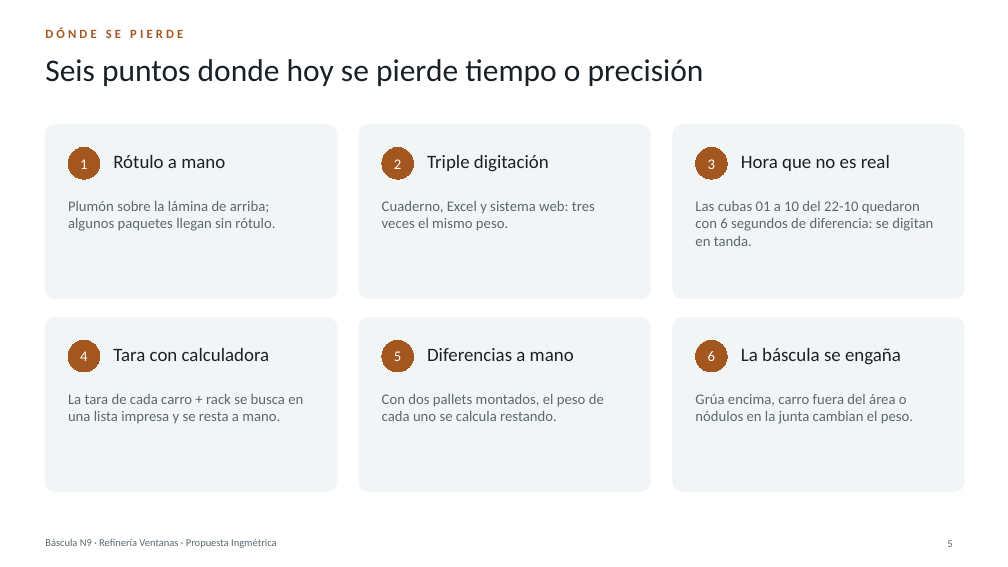
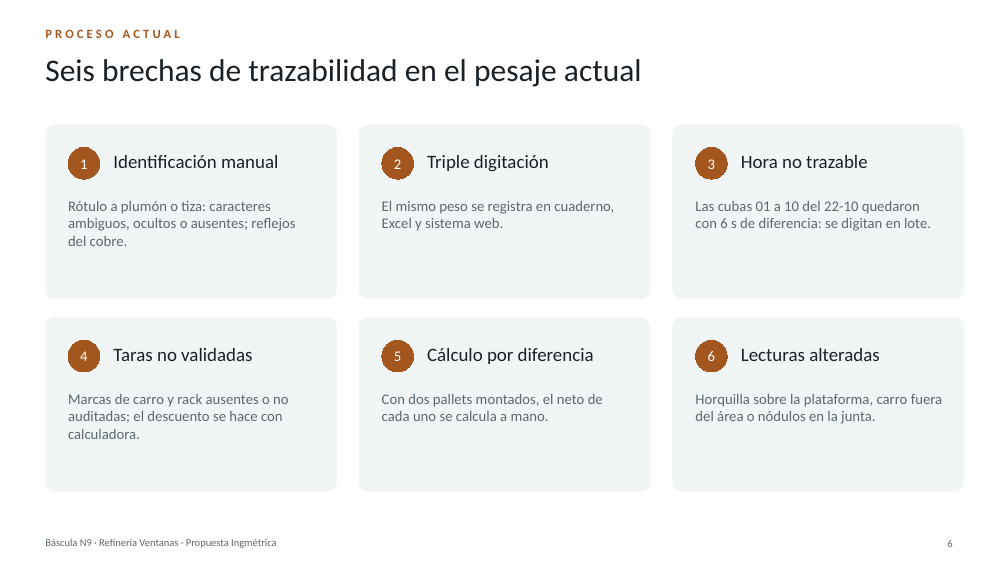
Before and after one commit to BortegaING/Codelco-Proyecto, a slide deck: slide 6 of presentacion/Bascula-N9-Ventanas.pptx (slide 5 before the commit). Drawn at 1008x567 pixels with LibreOffice and Linux fonts; fonts in the diff are those of the drawing. Boxes give left, top, right and bottom in pixels: in the first picture for what was removed or moved away, otherwise in the second. Text is boxed around its words. In the diff, an @@ line names an element or a change of style, - is before the commit and + after.

```diff
--- a/presentacion/Bascula-N9-Ventanas.pptx
+++ b/presentacion/Bascula-N9-Ventanas.pptx
@@ text at (x1=45, y1=29, x2=180, y2=38): text changed @@
-DÓNDE SE PIERDE
+PROCESO ACTUAL
@@ title at (x1=45, y1=59, x2=642, y2=87): text changed @@
-Seis puntos donde hoy se pierde tiempo o precisión
+Seis brechas de trazabilidad en el pesaje actual
@@ text at (x1=113, y1=155, x2=278, y2=168): text changed @@
-Rótulo a mano
+Identificación manual
@@ text at (x1=741, y1=155, x2=867, y2=168): text changed @@
-Hora que no es real
+Hora no trazable
@@ text at (x1=68, y1=201, x2=295, y2=246): text changed @@
-Plumón sobre la lámina de arriba; algunos paquetes llegan sin rótulo.
+Rótulo a plumón o tiza: caracteres ambiguos, ocultos o ausentes; reflejos del cobre.
@@ text at (x1=382, y1=201, x2=614, y2=231): text changed @@
-Cuaderno, Excel y sistema web: tres veces el mismo peso.
+El mismo peso se registra en cuaderno, Excel y sistema web.
@@ text at (x1=695, y1=201, x2=931, y2=231): text changed @@
-Las cubas 01 a 10 del 22-10 quedaron con 6 segundos de diferencia: se digitan en tanda.
+Las cubas 01 a 10 del 22-10 quedaron con 6 s de diferencia: se digitan en lote.
@@ text at (x1=113, y1=348, x2=252, y2=361): text changed @@
-Tara con calculadora
+Taras no validadas
@@ text at (x1=427, y1=348, x2=594, y2=364): text changed @@
-Diferencias a mano
+Cálculo por diferencia
@@ text at (x1=741, y1=348, x2=880, y2=361): text changed @@
-La báscula se engaña
+Lecturas alteradas
@@ text at (x1=68, y1=394, x2=288, y2=439): text changed @@
-La tara de cada carro + rack se busca en una lista impresa y se resta a mano.
+Marcas de carro y rack ausentes o no auditadas; el descuento se hace con calculadora.
@@ text at (x1=382, y1=394, x2=603, y2=421): text changed @@
-Con dos pallets montados, el peso de cada uno se calcula restando.
+Con dos pallets montados, el neto de cada uno se calcula a mano.
@@ text at (x1=695, y1=394, x2=942, y2=424): text changed @@
-Grúa encima, carro fuera del área o nódulos en la junta cambian el peso.
+Horquilla sobre la plataforma, carro fuera del área o nódulos en la junta.
```
Also in this commit, not shown: 7 other slides changed, 6 slides added, 7 slides removed, 32 other files.
